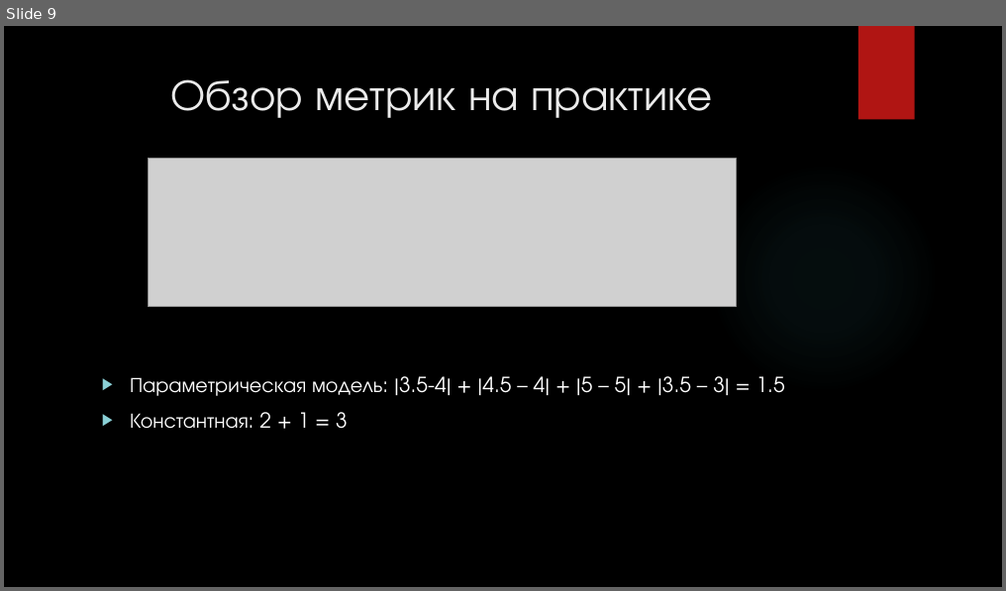
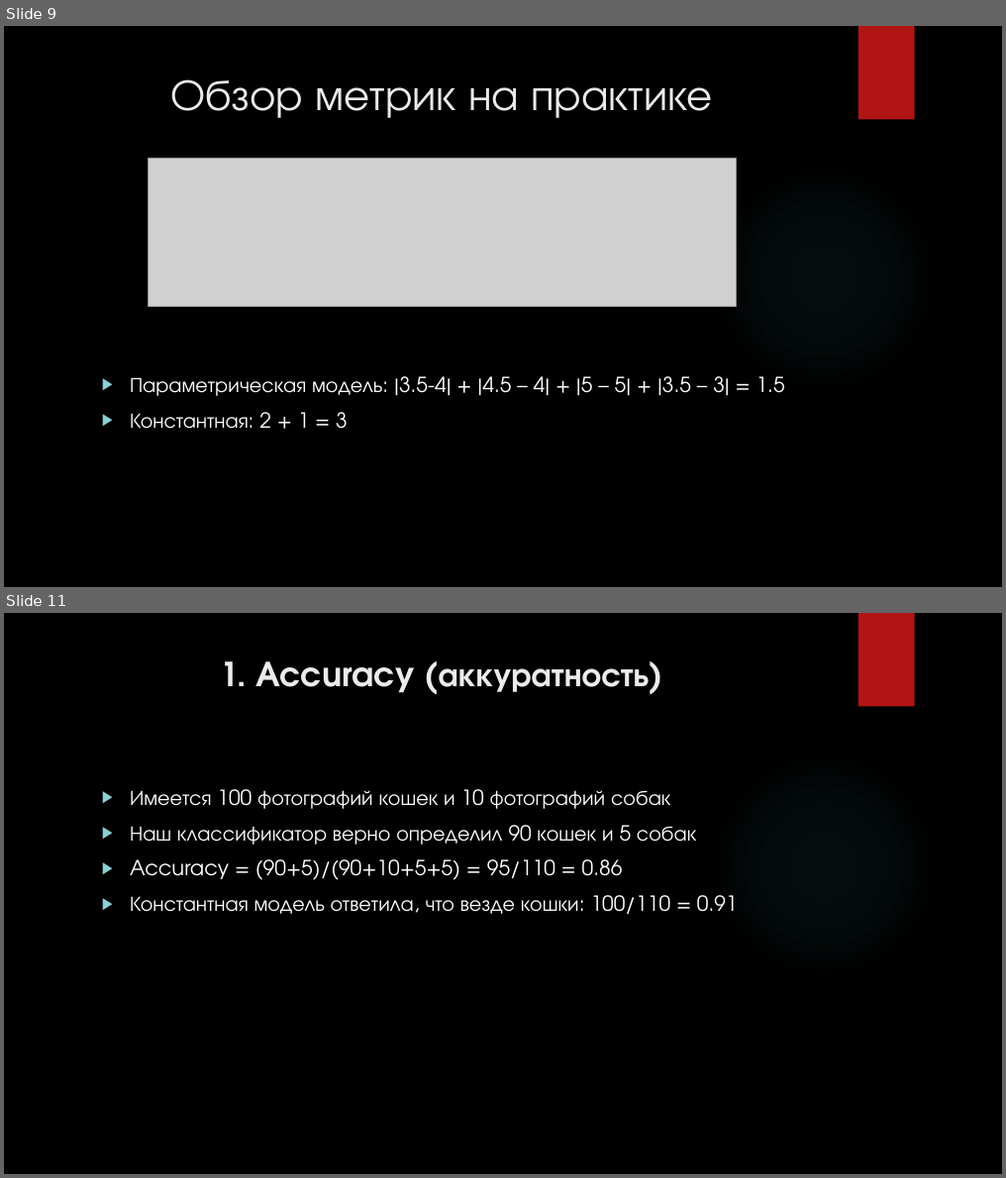
Before and after one commit to meteoFurletov/ml_example, a slide deck: presentation/Введение в ML.pptx. Shown one above the other, each under a label of ours: slide 9 before the commit, slides 9 and 11 after it; the slides between them are not shown. The pictures are 1006x591 and 1006x1178 pixels, drawn with LibreOffice and Linux fonts; fonts in the diff are those of the drawing; grey boxes stand for pictures; background and template pictures are left out. Boxes give left, top, right and bottom in pixels: in the first picture for what was removed or moved away, otherwise in the second. Text is boxed around its words. In the diff, an @@ line names an element or a change of style, - is before the commit and + after.

```diff
--- a/presentation/Введение в ML.pptx
+++ b/presentation/Введение в ML.pptx
@@ slide 11 added at [4, 613, 1002, 1174], background picture (left out); not listed: 2 template elements that a slide beside it also shows @@
@@ title added at [220, 662, 649, 693], 32 pt, text #EBEBEB, bold @@
+1. Accuracy (аккуратность)
@@ text added at [130, 789, 738, 914], 20 pt, text #FFFFFF @@
+▶ Имеется 100 фотографий кошек и 10 фотографий собак
+▶ Наш классификатор верно определил 90 кошек и 5 собак
+▶ Accuracy = (90+5)/(90+10+5+5) = 95/110 = 0.86
+▶ Константная модель ответила, что везде кошки: 100/110 = 0.91
```
Also in this commit, not shown: 5 other slides added.
